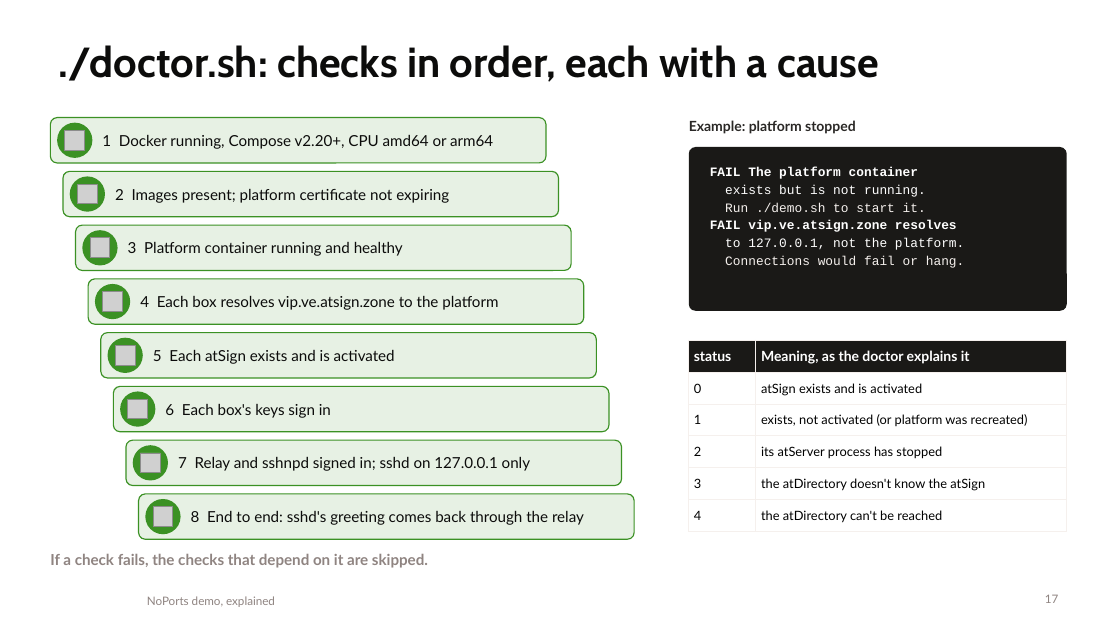
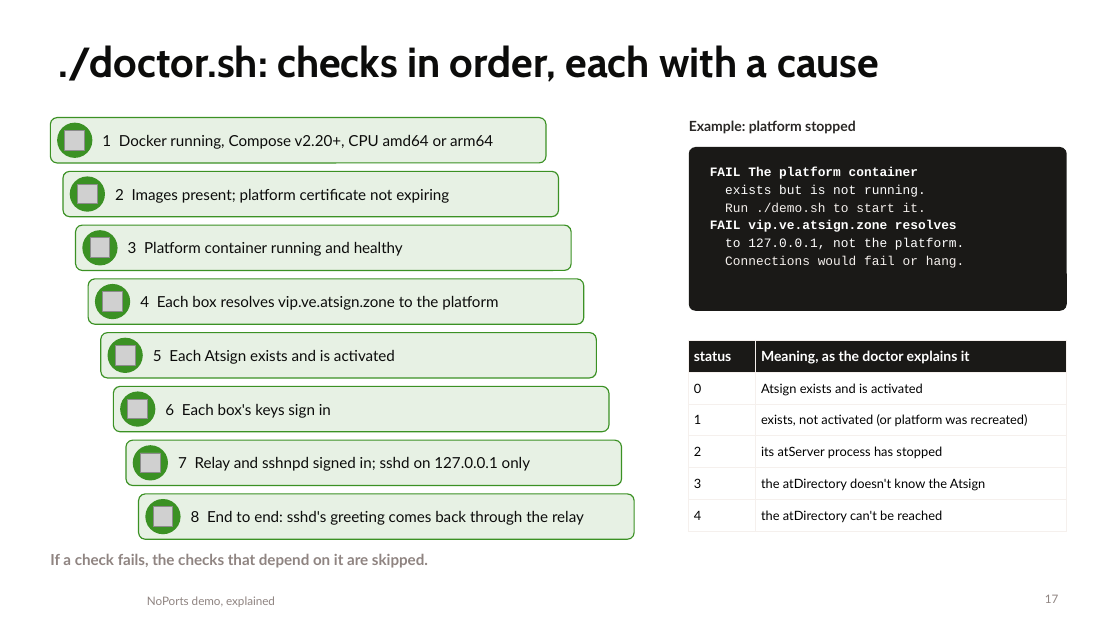
Before and after one commit to atsign-foundation/noports-demo, a slide deck: slide 17 of docs/noports-demo-explained.pptx. Drawn at 1120x630 pixels with LibreOffice and Linux fonts; fonts in the diff are those of the drawing; grey boxes stand for pictures; background and template pictures are left out. Boxes give left, top, right and bottom in pixels: in the first picture for what was removed or moved away, otherwise in the second. Text is boxed around its words. In the diff, an @@ line names an element or a change of style, - is before the commit and + after.

```diff
--- a/docs/noports-demo-explained.pptx
+++ b/docs/noports-demo-explained.pptx
@@ text at (x1=153, y1=350, x2=395, y2=364): text changed @@
-5 Each atSign exists and is activated
+5 Each Atsign exists and is activated
@@ table at (x1=689, y1=340, x2=1067, y2=527) @@
-row 2, column 2: atSign exists and is activated
+row 2, column 2: Atsign exists and is activated
-row 5, column 2: the atDirectory doesn't know the atSign
+row 5, column 2: the atDirectory doesn't know the Atsign
```
Also in this commit, not shown: 6 other slides changed, 8 other files.
